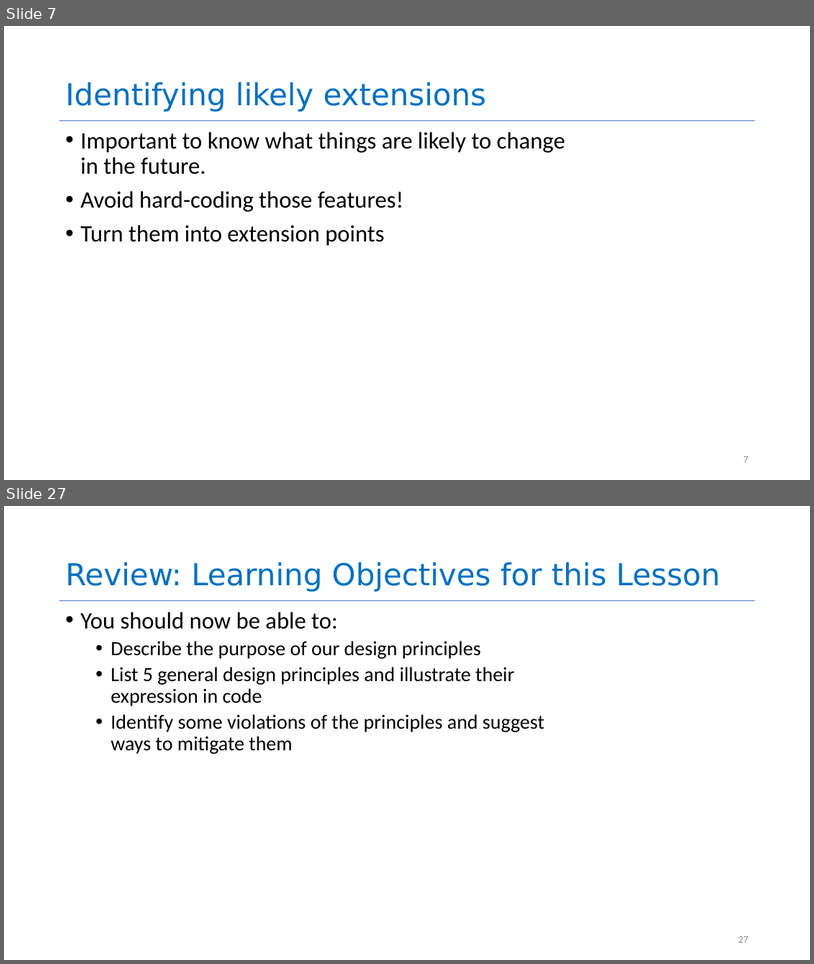
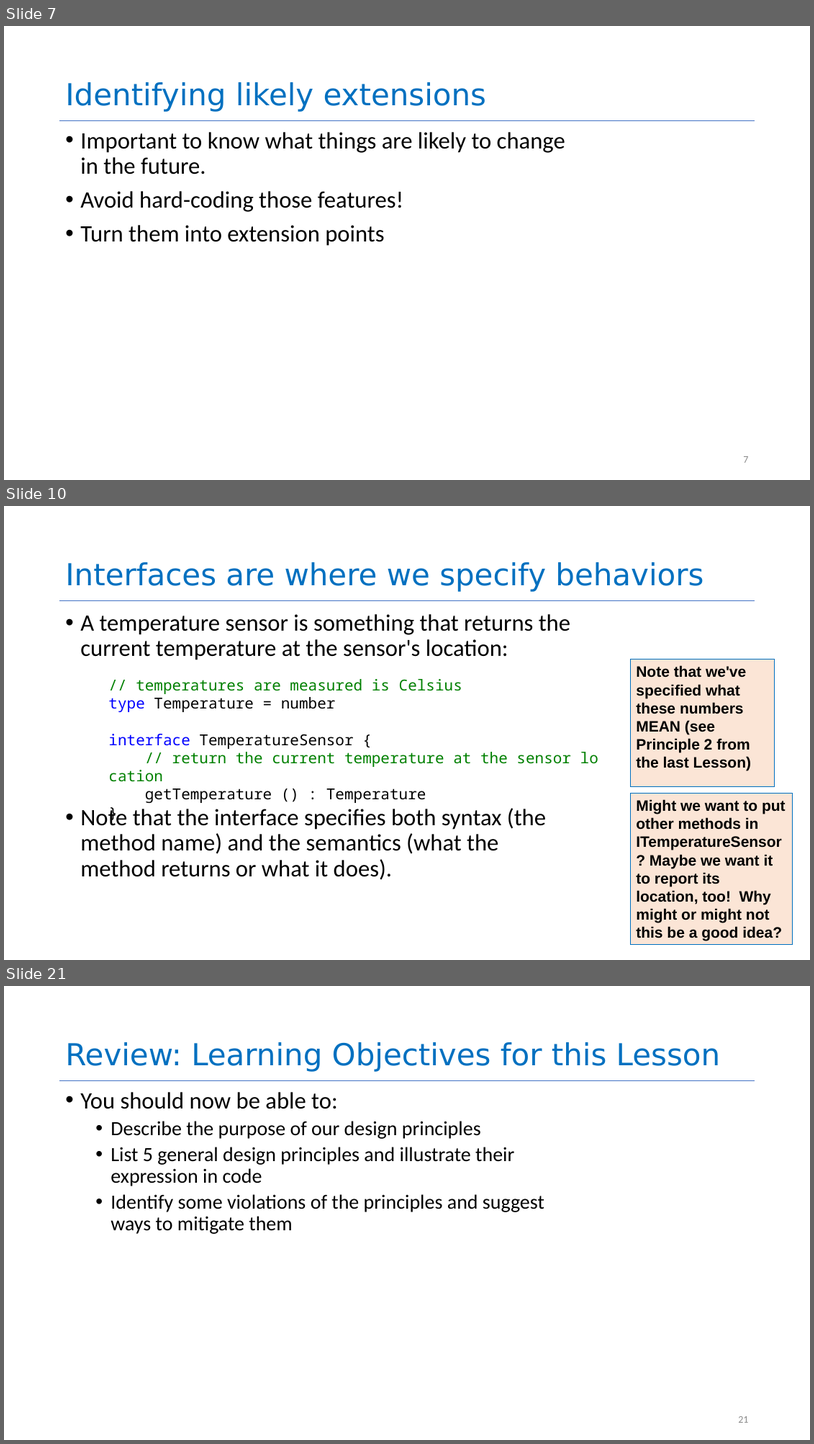
Before and after one commit to neu-se/CS4530-CS5500-Spring-2021, a slide deck: Slides/Lesson 1.3 Object-Oriented Principles.pptx. Shown one above the other, each under a label of ours: slides 7 and 27 before the commit, slides 7, 10 and 21 after it; the slides between them are not shown. The pictures are 814x964 and 814x1444 pixels, drawn with LibreOffice and Linux fonts; fonts in the diff are those of the drawing. Boxes give left, top, right and bottom in pixels: in the first picture for what was removed or moved away, otherwise in the second. Text is boxed around its words. In the diff, an @@ line names an element or a change of style, - is before the commit and + after.

```diff
--- a/Slides/Lesson 1.3 Object-Oriented Principles.pptx
+++ b/Slides/Lesson 1.3 Object-Oriented Principles.pptx
@@ slide 10 added at (4, 506, 810, 960), background #FFFFFF; not listed: 1 template element that a slide beside it also shows @@
@@ title added at (65, 562, 704, 592), 36 pt, text #0070C0 @@
+Interfaces are where we specify behaviors
@@ text added at (80, 614, 571, 880), 28 pt, text #000000 @@
+• A temperature sensor is something that returns the current temperature at the sensor's location:
+• Note that the interface specifies both syntax (the method name) and the semantics (what the method returns or what it does).
@@ rectangle added at (630, 659, 774, 786), fill #FBE5D6, outline #0070C0 1 pt, 18 pt, text #000000, bold @@
+Note that we've specified what these numbers MEAN (see Principle 2 from the last Lesson)
@@ text added at (108, 679, 571, 803), 18 pt, text #008000 @@
+// temperatures are measured is Celsius
+type Temperature = number
+interface TemperatureSensor {
+// return the current temperature at the sensor location
+getTemperature () : Temperature
+}
@@ rectangle added at (630, 793, 793, 944), fill #FBE5D6, outline #0070C0 1 pt, 18 pt, text #000000, bold @@
+Might we want to put other methods in ITemperatureSensor? Maybe we want it to report its location, too! Why might or might not this be a good idea?
@@ page number added at (738, 934, 748, 945), 12 pt, text #8C8C8C @@
+10
@@ what was slide 27 is now slide 21 @@
@@ page number at (738, 1416, 748, 1422): text changed @@
-27
+21
```
Also in this commit, not shown: 3 slides changed, 10 other slides added, 17 slides removed, 1 other file.
